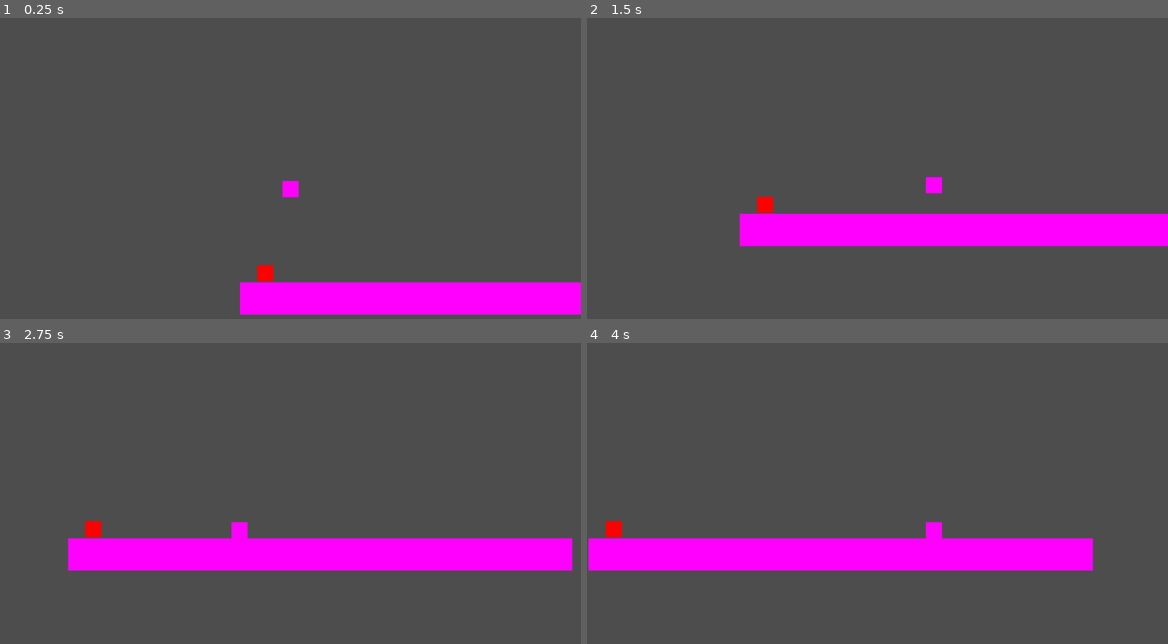
Above: before the commit, frames 1-4 (two rows, left to right).
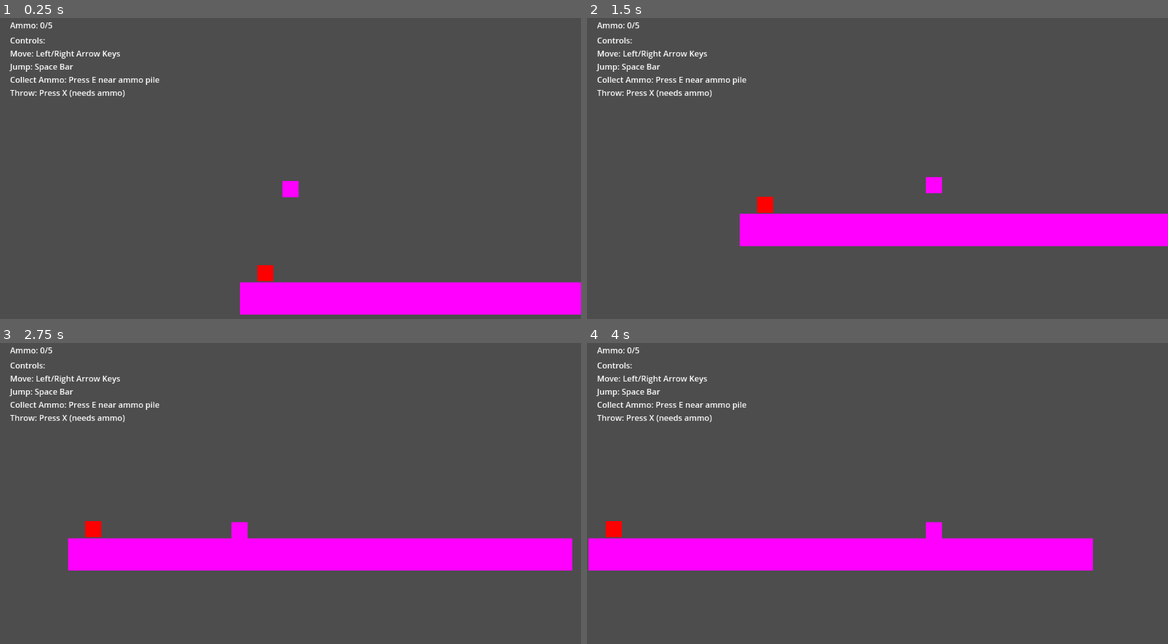
Above: after the commit, the same moments.

Repository: peroman86/BastaWars
Game: Godot game, scene res://scenes/world.tscn
The game is run twice, just before and just after one commit, with the same random seed, the same clock (stepped at 60 frames per second) and the same inputs.
Inputs:
- Up to frame 1 (0.25 s): no input
- Up to frame 2 (1.5 s): tap E (collect) at 0.5, 0.6, 1.25 s; hold Right (right) from 0.53 s (still down); tap Space (jump) at 0.77 s; tap F (fire) at 0.8, 1.35 s
- Up to frame 3 (2.75 s): tap Space (jump) at 1.52 s; tap E (collect) at 1.55, 2, 2.1 s; release Right (right) at 2.03 s; hold Left (left) from 2.03 s (still down); tap F (fire) at 2.3 s
- Up to frame 4 (4 s): tap E (collect) at 2.75, 3.05, 3.5, 3.6 s; release Left (left) at 2.78 s; hold Right (right) from 2.78 s (still down); tap F (fire) at 2.85, 3.8 s; tap Space (jump) at 3.02, 3.77 s

The runs differ from the first frame. In frame 1, 0.9% of the frame differs, in the area x 1-28%, y 1-27%; in frame 2, 0.9%; in frame 3, 0.9%; in frame 4, 0.9%.

Commit message:
Add ammo amount and controls display & limit collecting to 5

Diff:
--- a/scripts/ammo_pile.gd
+++ b/scripts/ammo_pile.gd
@@ -1,6 +1,6 @@
 extends Area2D
 
-@export var ammo_amount = 5
+@export var ammo_amount = 1
 var player_in_range = false
 var current_player = null
 var can_collect = true
@@ -11,7 +11,7 @@
 	connect("body_exited", _on_body_exited)
 
 func _process(_delta):
-	if player_in_range and Input.is_action_just_pressed("collect") and can_collect:
+	if player_in_range and Input.is_key_pressed(KEY_E) and can_collect:
 		if current_player.has_method("collect_ammo"):
 			current_player.collect_ammo(ammo_amount)
 			can_collect = false
--- a/scripts/player.gd
+++ b/scripts/player.gd
@@ -6,8 +6,34 @@
 @export var throw_force = 600.0
 
 var ammo_count = 0
+var max_ammo = 5
 var facing_direction = 1  # 1 for right, -1 for left
 var Projectile = preload("res://scenes/projectile.tscn")
+var ammo_label: Label
+var controls_label: Label
+
+func _ready():
+	# Create UI canvas layer
+	var canvas_layer = CanvasLayer.new()
+	add_child(canvas_layer)
+
+	# Create ammo counter UI
+	ammo_label = Label.new()
+	ammo_label.position = Vector2(20, 20)
+	ammo_label.text = "Ammo: 0/5"
+	canvas_layer.add_child(ammo_label)
+
+	# Create controls display
+	controls_label = Label.new()
+	controls_label.position = Vector2(20, 50)
+	controls_label.text = """Controls:
+Move: Left/Right Arrow Keys
+Jump: Space Bar
+Collect Ammo: Press E near ammo pile
+Throw: Press X (needs ammo)"""
+	canvas_layer.add_child(controls_label)
+
+	update_ammo_display()
 
 func _physics_process(delta):
 	# Add gravity
@@ -26,9 +52,9 @@
 	else:
 		velocity.x = move_toward(velocity.x, 0, speed)
 
-	# Handle throwing with F key
-	if Input.is_action_just_pressed("fire") and ammo_count > 0:  # F key
-		print("F key pressed, ammo count: ", ammo_count)
+	# Handle throwing
+	if Input.is_action_just_pressed("fire") and ammo_count > 0:
+		print("Fire pressed, ammo count: ", ammo_count)
 		throw_ammo()
 
 	move_and_slide()
@@ -39,6 +65,7 @@
 
 	print("Throwing ammo, direction: ", facing_direction)
 	ammo_count -= 1
+	update_ammo_display()
 	var projectile = Projectile.instantiate()
 	projectile.position = position + Vector2(facing_direction * 30, 0)
 	projectile.modulate = Color(1, 0, 0)
@@ -47,5 +74,12 @@
 	print("Projectile added at position: ", projectile.position)
 
 func collect_ammo(amount: int):
-	ammo_count += amount
+	if ammo_count >= max_ammo:
+		return
+	ammo_count = min(ammo_count + amount, max_ammo)
+	update_ammo_display()
 	print("Collected ammo, total: ", ammo_count)
+
+func update_ammo_display():
+	if ammo_label:
+		ammo_label.text = "Ammo: " + str(ammo_count) + "/" + str(max_ammo)
